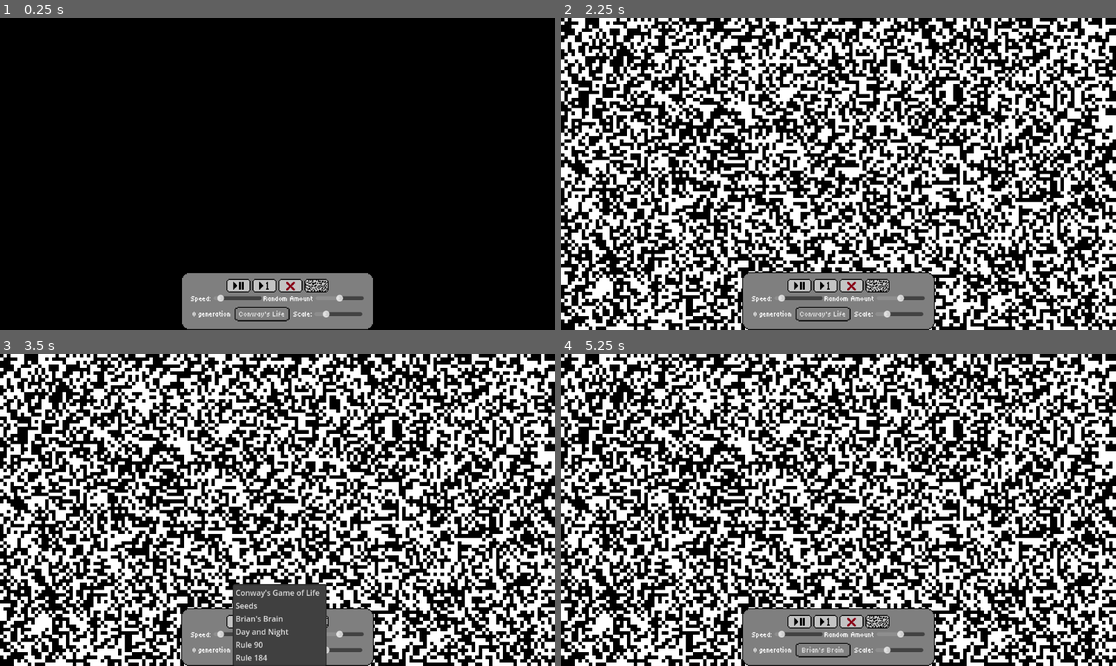
Above: before the commit, frames 1-4 (two rows, left to right).
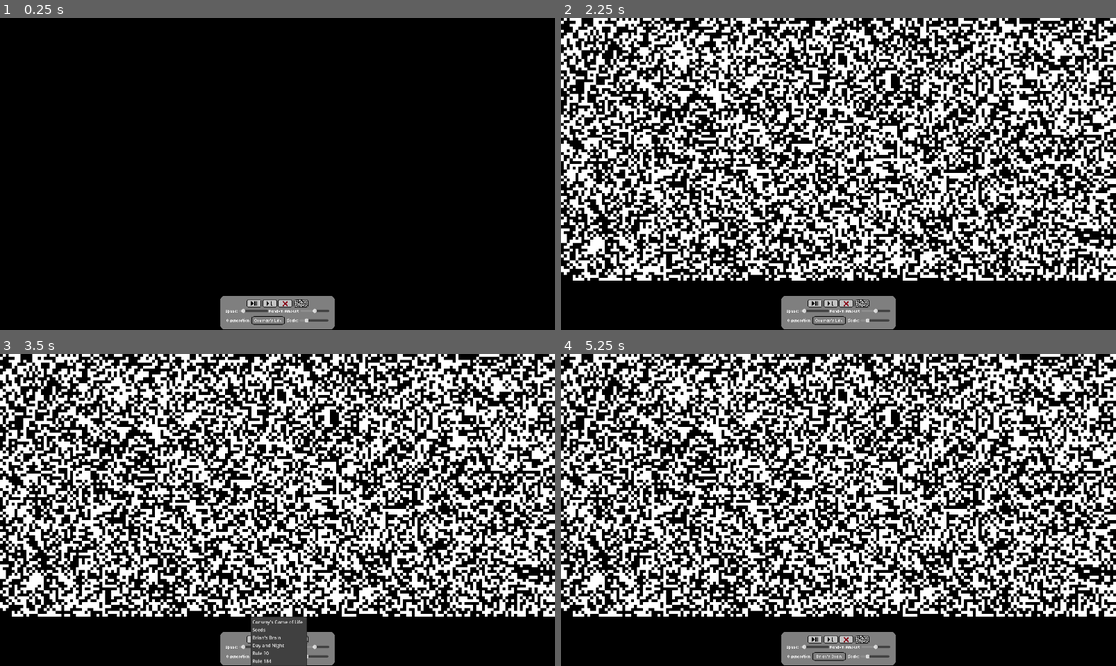
Above: after the commit, the same moments.

Repository: gane347/cellular-automatons
Game: Godot game, scene res://game_of_life.tscn
The game is run twice, just before and just after one commit, with the same random seed, the same clock (stepped at 60 frames per second) and the same inputs.
Inputs (mouse positions are in pixels of both pictures, inside the frame that each line leads up to; where the layout moved, square brackets give the same spot in the first picture):
- Up to frame 1 (0.25 s): no input
- Up to frame 2 (2.25 s): click (832, 301) [827, 286] at 0.5 s; click (844, 301) [849, 286] at 1.25 s; click (860, 301) [877, 286] at 2 s
- Up to frame 3 (3.5 s): click "Conway's Life" at 2.75 s
- Up to frame 4 (5.25 s): click (832, 637) [827, 622] at 3.5 s; click "Brian's Brain" at 4.25 s; click (844, 637) [849, 622] at 5 s

The runs differ from the first frame. In frame 1, 4.7% of the frame differs, in the area x 32-68%, y 81-100%; in frame 2, 60%; in frame 3, 60%, in the area x 0-100%, y 0-100%; in frame 4, 60%.

Commit message:
changed window size

Diff:
--- a/game_of_life.gd
+++ b/game_of_life.gd
@@ -5,7 +5,7 @@
 @onready var scale_slider =  $"../CanvasLayer/MarginContainer/VBoxContainer/HBoxContainer3/ScaleSlider"
 @onready var gen_counter = $"../CanvasLayer/MarginContainer/VBoxContainer/HBoxContainer3/GenCounter"
 
-var grid_width = 160
+var grid_width = 190
 var grid_height = 90
 var cell_size = 7.2
 
@@ -29,7 +29,13 @@
 	popup.add_item("Rule 90", GameMode.RULE90)
 	popup.add_item("Rule 184", GameMode.RULE184)
 	popup.index_pressed.connect(_on_mode_selected)
-
+	update_view_metrics()
+
+func update_view_metrics() -> void:
+	var vp_size = get_viewport_rect().size
+	var cell_w = vp_size.x / float(grid_width)
+	var cell_h = vp_size.y / float(grid_height)
+	cell_size = min(cell_w, cell_h)
 func _on_mode_selected(index):
 	game_mode = index
 	match game_mode:
@@ -327,5 +333,5 @@
 	cell_size = new_cell_size
 
 	current_grid = new_current_grid
-
+	update_view_metrics()
 	queue_redraw()
--- a/game_of_life.tscn
+++ b/game_of_life.tscn
@@ -32,11 +32,13 @@
 anchors_preset = 15
 anchor_right = 1.0
 anchor_bottom = 1.0
-offset_right = 1154.0
-offset_bottom = 650.0
+offset_right = 1920.0
+offset_bottom = 1080.0
 grow_horizontal = 2
 grow_vertical = 2
 texture = ExtResource("2_a4or0")
+expand_mode = 2
+stretch_mode = 1
 
 [node name="GameOfLife" type="Node2D" parent="."]
 script = ExtResource("1_2q17r")
--- a/project.godot
+++ b/project.godot
@@ -15,6 +15,11 @@
 config/features=PackedStringArray("4.5", "Forward Plus")
 config/icon="res://icon.svg"
 
+[display]
+
+window/size/viewport_width=1920
+window/size/viewport_height=1080
+
 [rendering]
 
 textures/canvas_textures/default_texture_filter=0
Not shown, changed: index.html
Not shown, changed: index.pck
